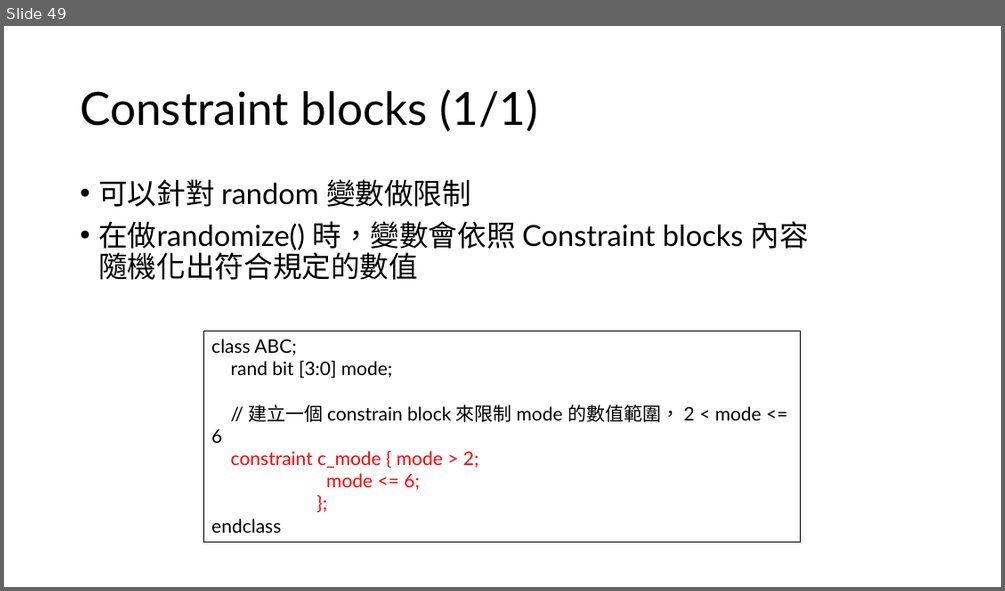
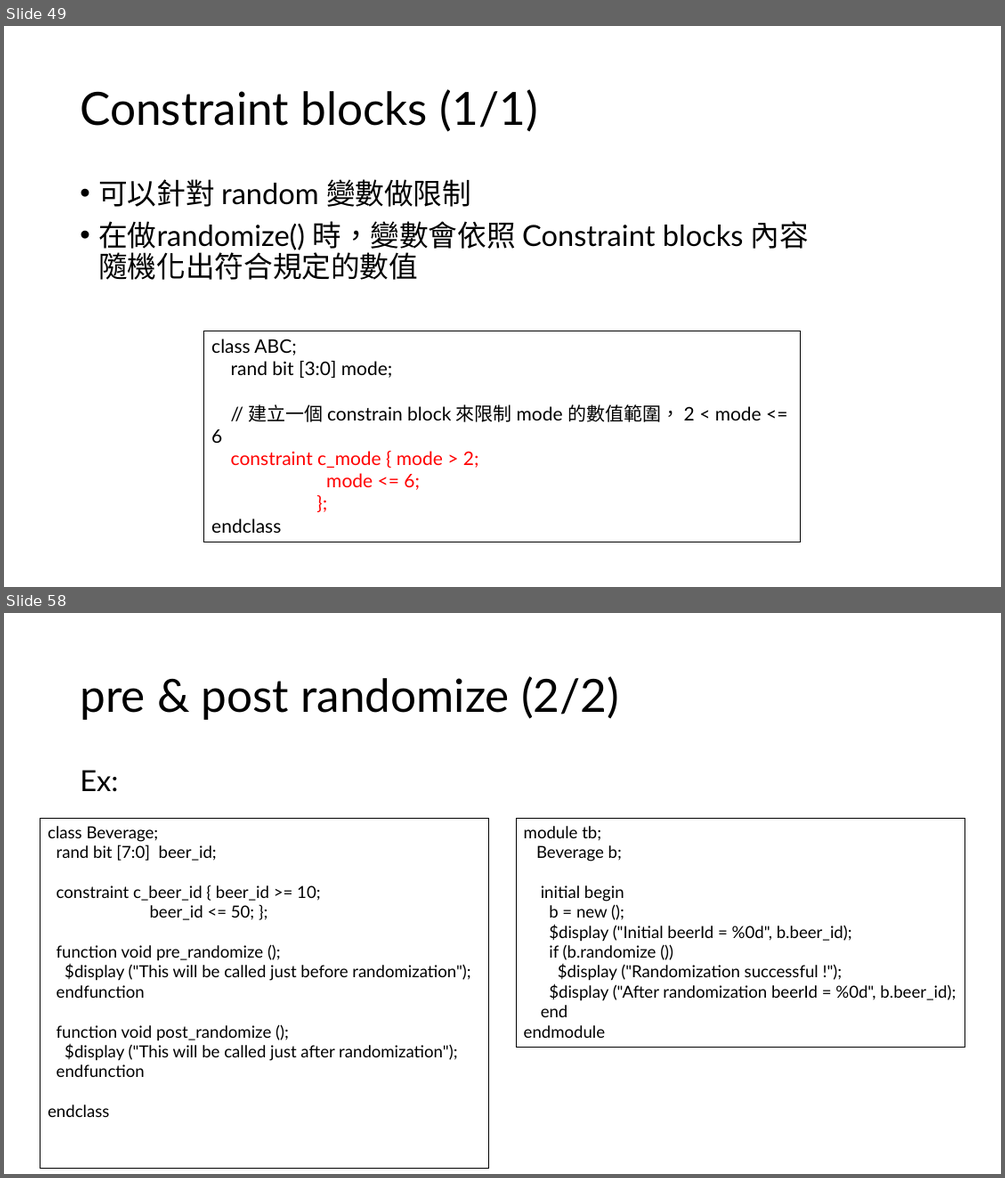
Before and after one commit to s9001055/DV_learning, a slide deck: systemverilog/SystemVerilog_語法學習.pptx. Shown one above the other, each under a label of ours: slide 49 before the commit, slides 49 and 58 after it; the slides between them are not shown. The pictures are 1005x591 and 1005x1178 pixels, drawn with LibreOffice and Linux fonts; fonts in the diff are those of the drawing. Boxes give left, top, right and bottom in pixels: in the first picture for what was removed or moved away, otherwise in the second. Text is boxed around its words. In the diff, an @@ line names an element or a change of style, - is before the commit and + after.

Commit message:
Modify: SystemVerilog_語法學習.pptx Add: chapter 6 Constraints

```diff
--- a/systemverilog/SystemVerilog_語法學習.pptx
+++ b/systemverilog/SystemVerilog_語法學習.pptx
@@ slide 58 added at box(4, 613, 1001, 1174), background #FFFFFF @@
@@ title added at box(80, 676, 619, 720), 44 pt, text #000000 @@
+pre & post randomize (2/2)
@@ text added at box(80, 770, 118, 792), 28 pt, text #000000 @@
+Ex:
@@ rectangle added at box(40, 818, 489, 1167), outline #000000 0.75 pt, 16 pt, text #000000 @@
+class Beverage;
+rand bit [7:0] beer_id;
+constraint c_beer_id { beer_id >= 10;
+beer_id <= 50; };
+function void pre_randomize ();
+$display ("This will be called just before randomization");
+endfunction
+function void post_randomize ();
+$display ("This will be called just after randomization");
+endfunction
+endclass
@@ rectangle added at box(517, 818, 965, 1046), outline #000000 0.75 pt, 16 pt, text #000000 @@
+module tb;
+Beverage b;
+initial begin
+b = new ();
+$display ("Initial beerId = %0d", b.beer_id);
+if (b.randomize ())
+$display ("Randomization successful !");
+$display ("After randomization beerId = %0d", b.beer_id);
+end
+endmodule
```
Also in this commit, not shown: 2 slides changed, 13 other slides added, 2 other files.
